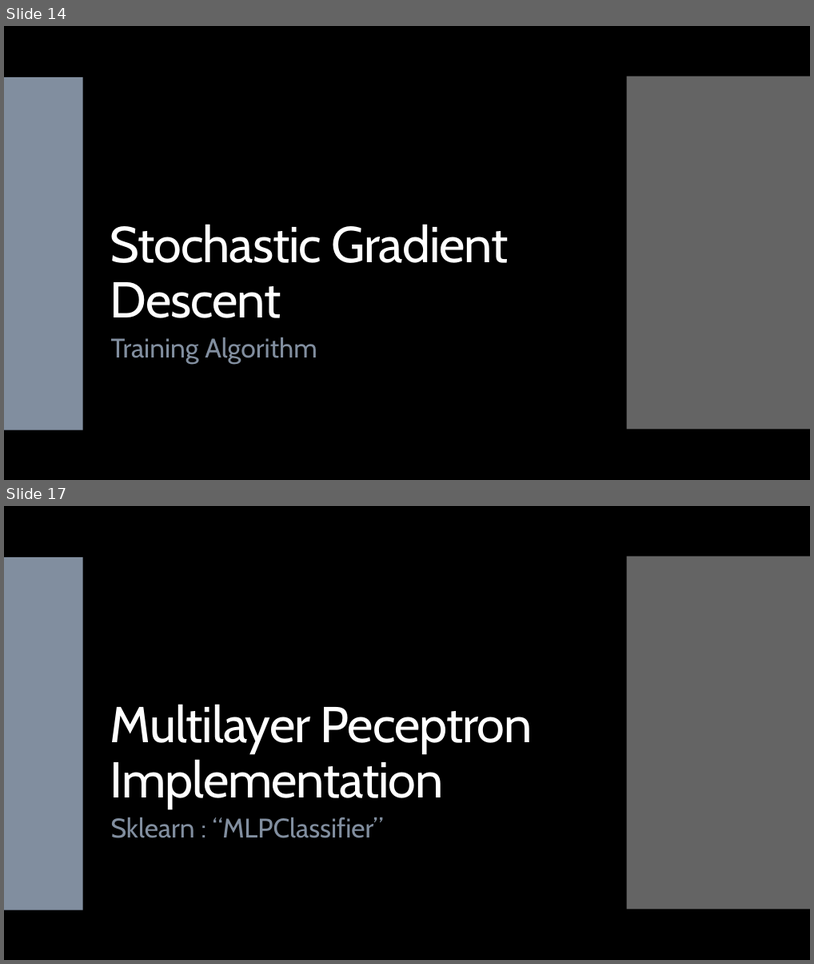
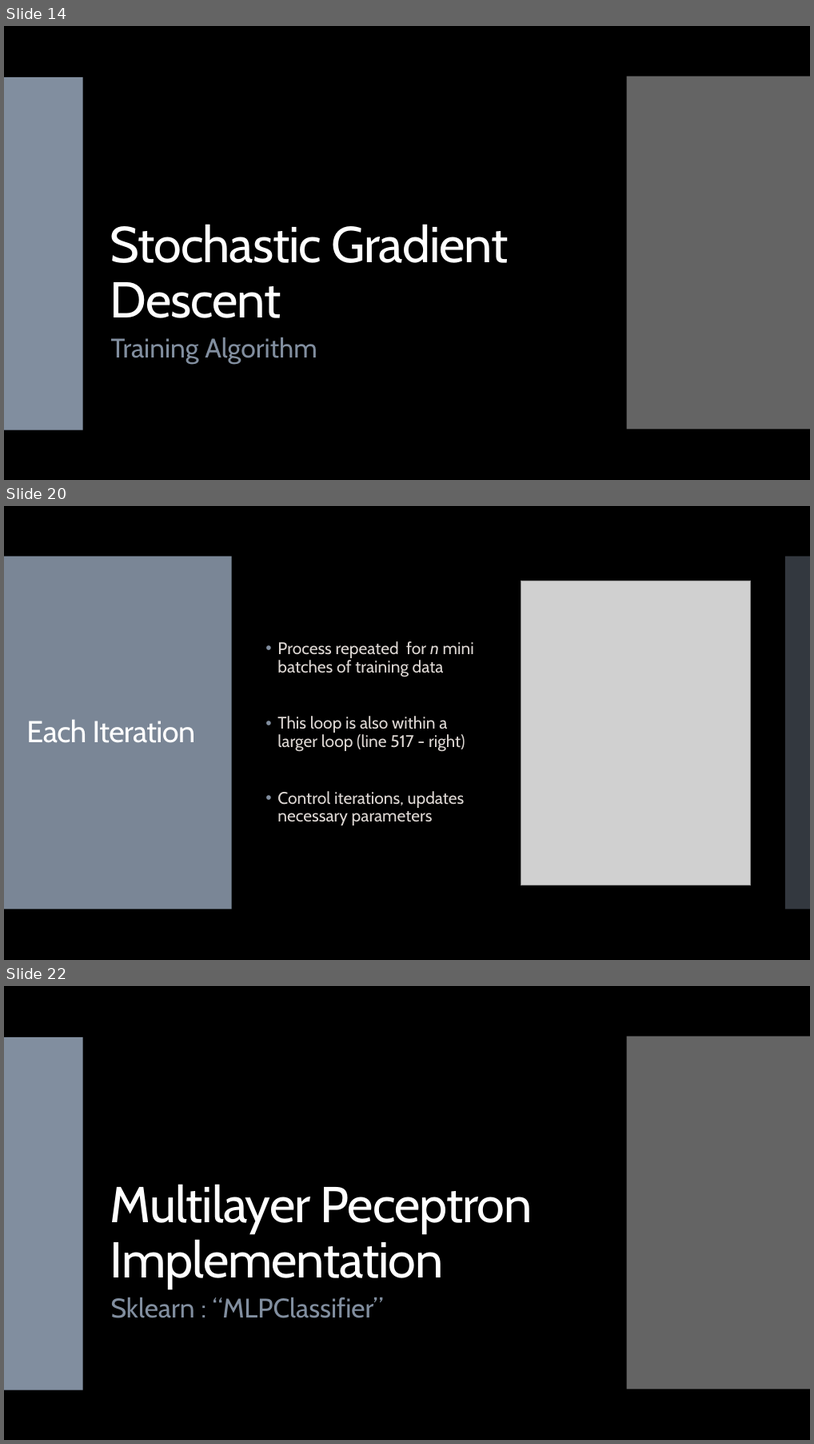
Before and after one commit to landonbuell/Convolutional-Neural-Networks, a slide deck: Presentations/11_03_2020/Training a Multilayer Perceptron with Stochastic Gradient Descent.pptx. Shown one above the other, each under a label of ours: slides 14 and 17 before the commit, slides 14, 20 and 22 after it; the slides between them are not shown. The pictures are 814x964 and 814x1444 pixels, drawn with LibreOffice and Linux fonts; fonts in the diff are those of the drawing; grey boxes stand for pictures. Boxes give left, top, right and bottom in pixels: in the first picture for what was removed or moved away, otherwise in the second. Text is boxed around its words. In the diff, an @@ line names an element or a change of style, - is before the commit and + after.

```diff
--- a/Presentations/11_03_2020/Training a Multilayer Perceptron with Stochastic Gradient Descent.pptx
+++ b/Presentations/11_03_2020/Training a Multilayer Perceptron with Stochastic Gradient Descent.pptx
@@ slide 20 added at box(4, 506, 810, 960), background #000000; not listed: 2 template elements that a slide beside it also shows @@
@@ picture added at box(522, 580, 751, 885) @@
@@ text added at box(278, 641, 474, 825), 20 pt, text #DED8D4 @@
+• Process repeated for n mini batches of training data
+• This loop is also within a larger loop (line 517 - right)
+• Control iterations, updates necessary parameters
@@ title added at box(26, 719, 196, 743), 36 pt, text #FFFFFF @@
+Each Iteration
@@ what was slide 17 is now slide 22 @@
```
Also in this commit, not shown: 17 slides changed, 5 other slides added, 2 other files.
